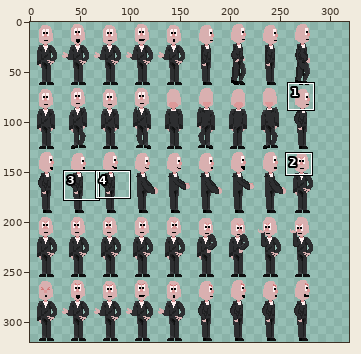
Sprite sheet -- public/assets/butler.png. The picture above shows the old version from afar; the outline marks the close-up.
Close-up. Before the edit:
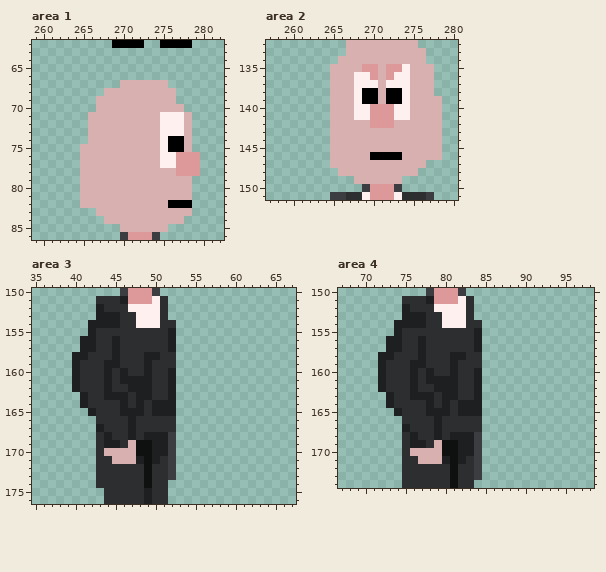
The file is 288x320 pixels. Colours within 5 levels of each other are drawn and written as one. Shown: area 1: x 259..282, y 62..86; area 2: x 257..280, y 132..151; area 3: x 35..67, y 150..176; area 4: x 67..98, y 150..174. The old version is drawn lined up with the new one, on the new canvas. The wide view leaves out empty margins. The commit also changed other parts of the picture, which this record leaves out.
The result:
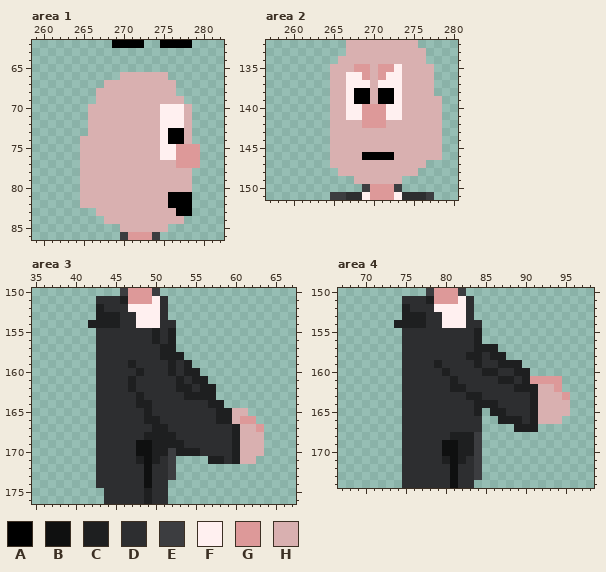
Palette (. is transparent): A #000000  B #0f1010  C #1e1f20  D #2d2e30  E #3c3d40  F #fff0f0  G #dd9999  H #d9b0b0
What changed:
canvas 288x320 -> 320x320
--- area 1
@@ x 259..282 @@
 65 ........................
-66 ........................
-67 ...........HHHHHH.......
-68 .........HHHHHHHHH......
-69 ........HHHHHHHHHH......
-70 ........HHHHHHHHHHH.....
+66 ...........HHHHHH.......
+67 .........HHHHHHHHH......
+68 ........HHHHHHHHHH......
+69 ........HHHHHHHHHHH.....
+70 .......HHHHHHHHHFFFH....
 71 .......HHHHHHHHHFFFH....
 72 .......HHHHHHHHHFFFH....
-73 .......HHHHHHHHHFFFH....
-74 .......HHHHHHHHHFAAH....
-75 ......HHHHHHHHHHFAAH....
+73 .......HHHHHHHHHFAAH....
+74 ......HHHHHHHHHHFAAH....
+75 ......HHHHHHHHHHFFGGG...
 76 ......HHHHHHHHHHFFGGG...
-77 ......HHHHHHHHHHFFGGG...
-78 ......HHHHHHHHHHHHGGG...
+77 ......HHHHHHHHHHHHGGG...
+78 ......HHHHHHHHHHHHHH....
 79 ......HHHHHHHHHHHHHH....
 80 ......HHHHHHHHHHHHHH....
-81 ......HHHHHHHHHHHHHH....
+81 ......HHHHHHHHHHHAAA....
 82 ......HHHHHHHHHHHAAA....
-83 ........HHHHHHHHHHHH....
+83 ........HHHHHHHHHHAA....
 84 .........HHHHHHHHHH.....
--- area 2
@@ x 265..276 @@
 134 .HHHHHHHHHHH
-135 HHHHGGHGGFHH
-136 HHHFFGHGFFHH
-137 HHHFFFHFFFHH
-138 HHHFAAHAAFHH
-139 HHHFAAHAAFHH
-140 HHHFFGGGFFHH
-141 HHHFFGGGFFHH
-142 HHHHHGGGHHHH
+135 HHHGGHGGFHHH
+136 HHFFGHGFFHHH
+137 HHFFFHFFFHHH
+138 HHFAAHAAFHHH
+139 HHFAAHAAFHHH
+140 HHFFGGGFFHHH
+141 HHFFGGGFFHHH
+142 HHHHGGGHHHHH
 143 HHHHHHHHHHHH
@@ x 267..275 @@
 145 HHHHHHHHH
-146 HHHAAAAHH
+146 HHAAAAHHH
 147 HHHHHHHHH
--- area 3
@@ x 35..67 @@
 154 .......CCCCDDFFFDD...............
-155 .......CDDDDDDDDDC...............
-156 ......CCDDCDDDDDDC...............
-157 ......CCDDCDDDDDDC...............
-158 .....CCDDDCDDDCCDD...............
-159 .....CDDDCCDDDCDDD...............
-160 .....CDDDCDCDDCDDC...............
-161 .....CDDDCDCCCCDDC...............
-162 .....CDDDCDDCCCDDC...............
-163 ......CDDCCCDCCDDC...............
-164 ......CDDDDCDCDCCC...............
-165 .......CDDDCCCDCCC...............
-166 ........DDDDCDDDDD...............
-167 ........CDDDCDDDDD...............
-168 ........DCDDCDCCCE...............
-169 ........DCCDHBBCCE...............
-170 ........DHHHHBBCCE...............
-171 ........DDHHHCBCDE...............
+155 ........DDDDDDDCDC...............
+156 ........DDDDDDDCDC...............
+157 ........DDDDDDDDCC...............
+158 ........DDDDDDDDCCC..............
+159 ........DDDDCDDDDCDC.............
+160 ........DDDDDCDDDCDCC............
+161 ........DDDDCDDDDDCDCC...........
+162 ........DDDDCDDDDDCCDCC..........
+163 ........DDDDDCDDDDDCCCC..........
+164 ........DDDDDCCDDDDDDDCC.........
+165 ........DDDDDDCDDDDDDDDCCHH......
+166 ........DDDDDDCCDDDDDDDCCHGG.....
+167 ........DDDDDDDCCDDDDDDDDCHHG....
+168 ........DDDDDDCCCCDDDDDDDCHHH....
+169 ........DDDDDBBCCCCDDDDDDCHHH....
+170 ........DDDDDBBCCECCCDDDDCHHH....
+171 ........DDDDDCBCDE....CCDCHH.....
 172 ........DDDDDDBDDE...............
--- area 4
@@ x 67..98 @@
 154 .......CCCCDDFFFDD..............
-155 .......CDDDDDDDDDC..............
-156 ......CCDDCDDDDDDC..............
-157 ......CCDDCDDDDDDC..............
-158 .....CCDDDCDDDCCDD..............
-159 .....CDDDCCDDDCDDD..............
-160 .....CDDDCDCDDCDDC..............
-161 .....CDDDCDCCCCDDC..............
-162 .....CDDDCDDCCCDDC..............
-163 ......CDDCCCDCCDDC..............
-164 ......CDDDDCDCDCCC..............
-165 .......CDDDCCCDCCC..............
-166 ........DDDDCDDDDD..............
-167 ........CDDDCDDDDD..............
-168 ........DCDDCDCCCE..............
-169 ........DCCDHBBCCE..............
-170 ........DHHHHBBCCE..............
-171 ........DDHHHCBCDE..............
+155 ........DDDDDDDDDC..............
+156 ........DDDDDDDDDC..............
+157 ........DDDDDDDDDCCC............
+158 ........DDDDDDDDCCDCC...........
+159 ........DDDDCDDDDCDDCCC.........
+160 ........DDDDDCDDDDCCDDCC........
+161 ........DDDDDDCDDDDDCCDCGGGG....
+162 ........DDDDDDCCDDDDDDCCCHHG....
+163 ........DDDDDDDDCCDDDDDDCHHHG...
+164 ........DDDDDDDDDCCCDDDDCHHHH...
+165 ........DDDDDDDDDC.CCDDDCHHHH...
+166 ........DDDDDDDDDD..CCCDCHHH....
+167 ........DDDDDDDDDD....CCC.......
+168 ........DDDDDDCCCE..............
+169 ........DDDDDBBCCE..............
+170 ........DDDDDBBCCE..............
+171 ........DDDDDCBCDE..............
 172 ........DDDDDDBDDE..............
Boxes around the changes in both close-ups, in picture pixels (x1, y1, x2, y2):
changed: (88, 72, 200, 216)
added: (80, 136, 88, 144)
changed: (346, 64, 410, 160)
changed: (72, 328, 264, 464)
changed: (378, 328, 570, 464)
